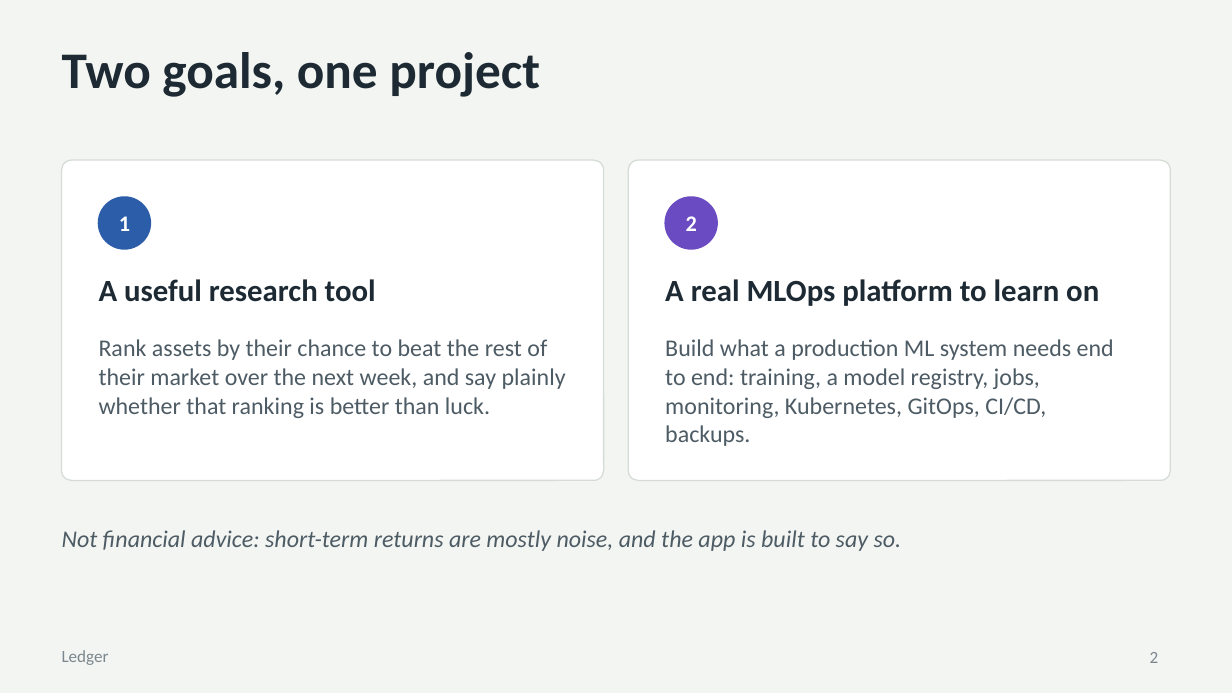
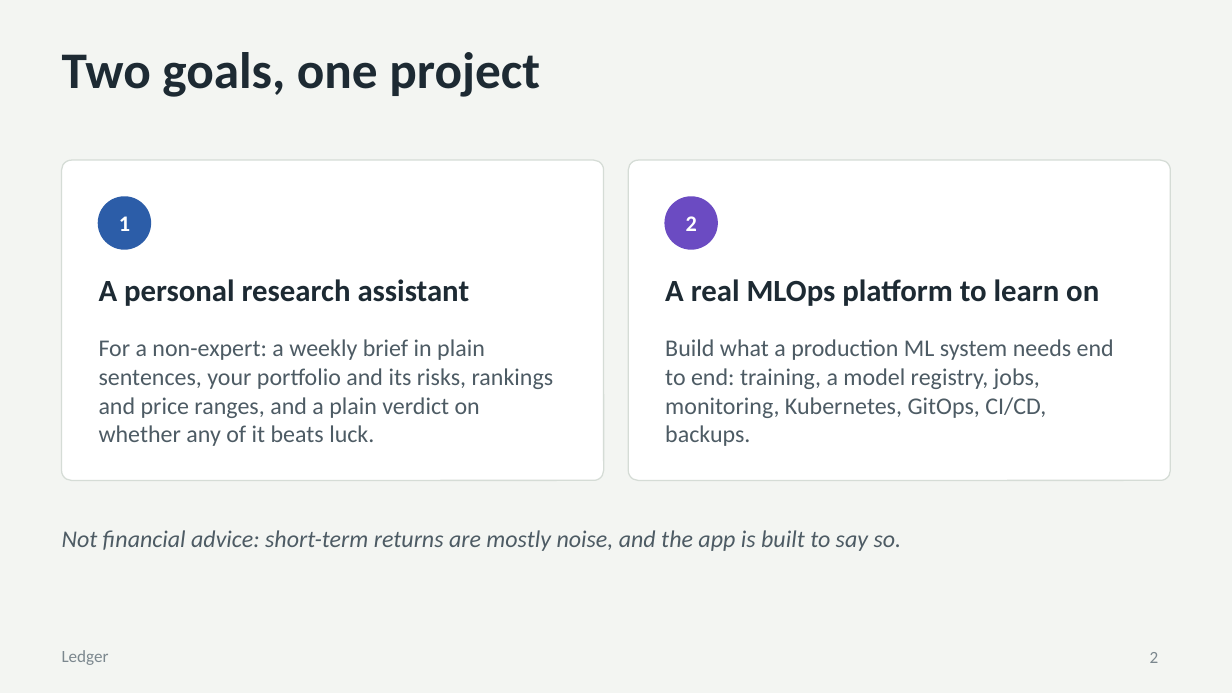
Before and after one commit to elyr/stock-market-predictor, a slide deck: slide 2 of docs/presentation/Ledger.pptx. Drawn at 1232x693 pixels with LibreOffice and Linux fonts; fonts in the diff are those of the drawing. Boxes give left, top, right and bottom in pixels: in the first picture for what was removed or moved away, otherwise in the second. Text is boxed around its words. In the diff, an @@ line names an element or a change of style, - is before the commit and + after.

```diff
--- a/docs/presentation/Ledger.pptx
+++ b/docs/presentation/Ledger.pptx
@@ text at (99,279,470,306): text changed @@
-A useful research tool
+A personal research assistant
@@ text at (99,339,554,446): text changed @@
-Rank assets by their chance to beat the rest of their market over the next week, and say plainly whether that ranking is better than luck.
+For a non-expert: a weekly brief in plain sentences, your portfolio and its risks, rankings and price ranges, and a plain verdict on whether any of it beats luck.
```
Also in this commit, not shown: 3 other slides changed, 17 other files.
